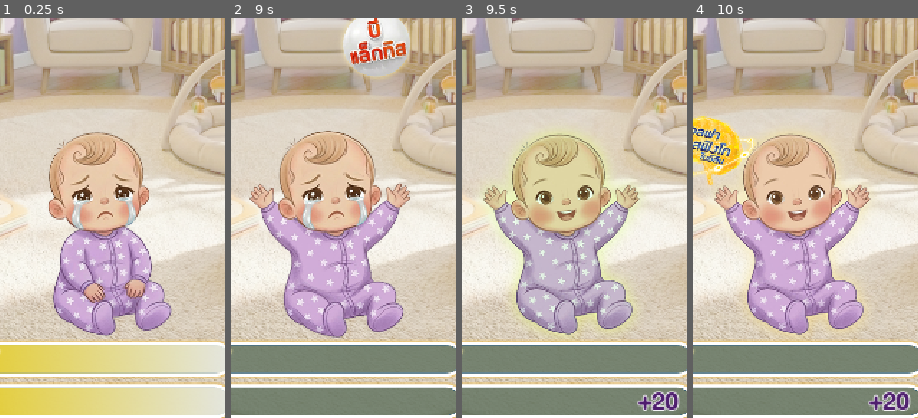
Above: before the commit, frames 1-4 (left to right).
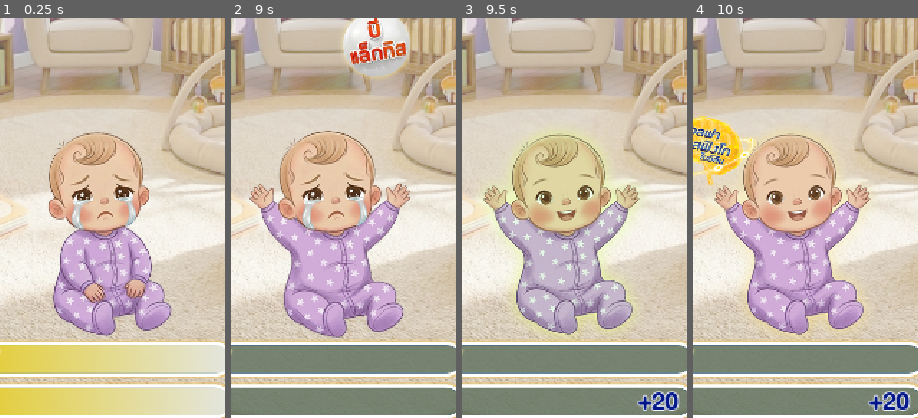
Above: after the commit, the same moments.

Repository: 6099sin/pro-c
Game: Godot game, scene res://scenes/core/Main.tscn
The game is run twice, just before and just after one commit, with the same random seed, the same clock (stepped at 60 frames per second) and the same inputs. This scene is started directly instead of the project's main scene.
Inputs (mouse positions are % of the whole screen's width and height, from its top left):
- Up to frame 1 (0.25 s): no input
- Up to frame 2 (9 s): tap Enter at 0.5, 2.75 s; move the mouse to (72, 45) at 0.52 s; click (72, 45) at 0.67 s; tap Space at 1.25 s; drag from (30, 55) to (50, 74) at 1.27 s; move the mouse to (60, 28) at 2.02 s; click (60, 28) at 2.17 s; drag from (45, 70) to (20, 35) at 2.77 s; drag from (93, 47) to (50, 74) at 3.52 s; drag from (98, 57) to (50, 74) at 4.27 s; move the mouse to (55, 50) at 5.02 s; click (55, 50) at 5.17 s; drag from (35, 25) to (50, 74) at 5.77 s; move the mouse to (72, 45) at 6.52 s; click (72, 45) at 6.67 s; drag from (6, 37) to (52, 42) at 7.27 s; move the mouse to (60, 28) at 8.02 s; click (60, 28) at 8.17 s; drag from (45, 70) to (20, 35) at 8.77 s
- Up to frame 3 (9.5 s): no input
- Up to frame 4 (10 s): move the mouse to (80, 65) at 9.52 s; click (80, 65) at 9.67 s
The pictures show only the part of the screen within x 28-78%, y 48-98%; the shares and areas given below are measured in that part.

Frames 1-2 are identical in both runs. In frame 3, 0.4% of the frame differs, in the area x 78-97%, y 93-98%; in frame 4, 0.4%.

Commit message:
change font color of add point effect

Diff:
--- a/scenes/ui/HUD.tscn
+++ b/scenes/ui/HUD.tscn
@@ -226,7 +226,7 @@
 
 [node name="addPointAlpha" type="Label" parent="MarginContainer/VBoxContainer/PanelContainer3/MarginContainer2"]
 layout_mode = 2
-theme_override_colors/font_color = Color(0.30588236, 0.11372549, 0.43137255, 1)
+theme_override_colors/font_color = Color(0, 0.08627451, 0.5372549, 1)
 theme_override_colors/font_outline_color = Color(1, 1, 1, 1)
 theme_override_constants/outline_size = 6
 theme_override_font_sizes/font_size = 50
@@ -270,7 +270,7 @@
 
 [node name="addPointBeta" type="Label" parent="MarginContainer/VBoxContainer/PanelContainer2/MarginContainer2"]
 layout_mode = 2
-theme_override_colors/font_color = Color(0.30588236, 0.11372549, 0.43137255, 1)
+theme_override_colors/font_color = Color(0, 0.08627451, 0.5372549, 1)
 theme_override_colors/font_outline_color = Color(1, 1, 1, 1)
 theme_override_constants/outline_size = 6
 theme_override_font_sizes/font_size = 50
